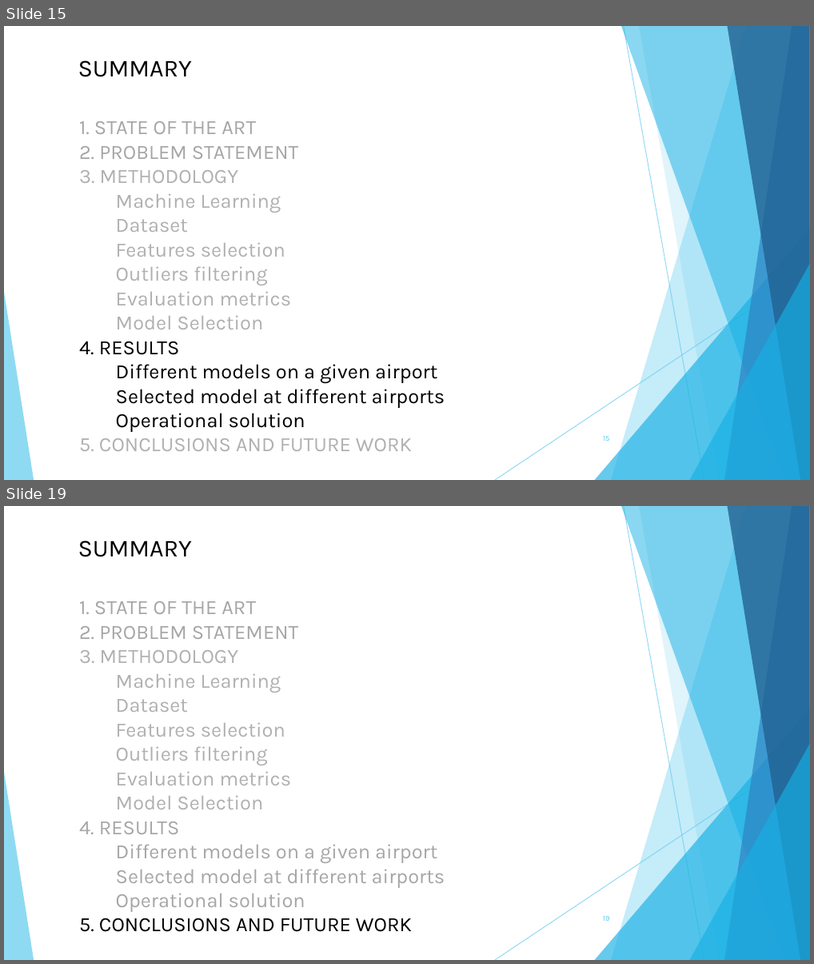
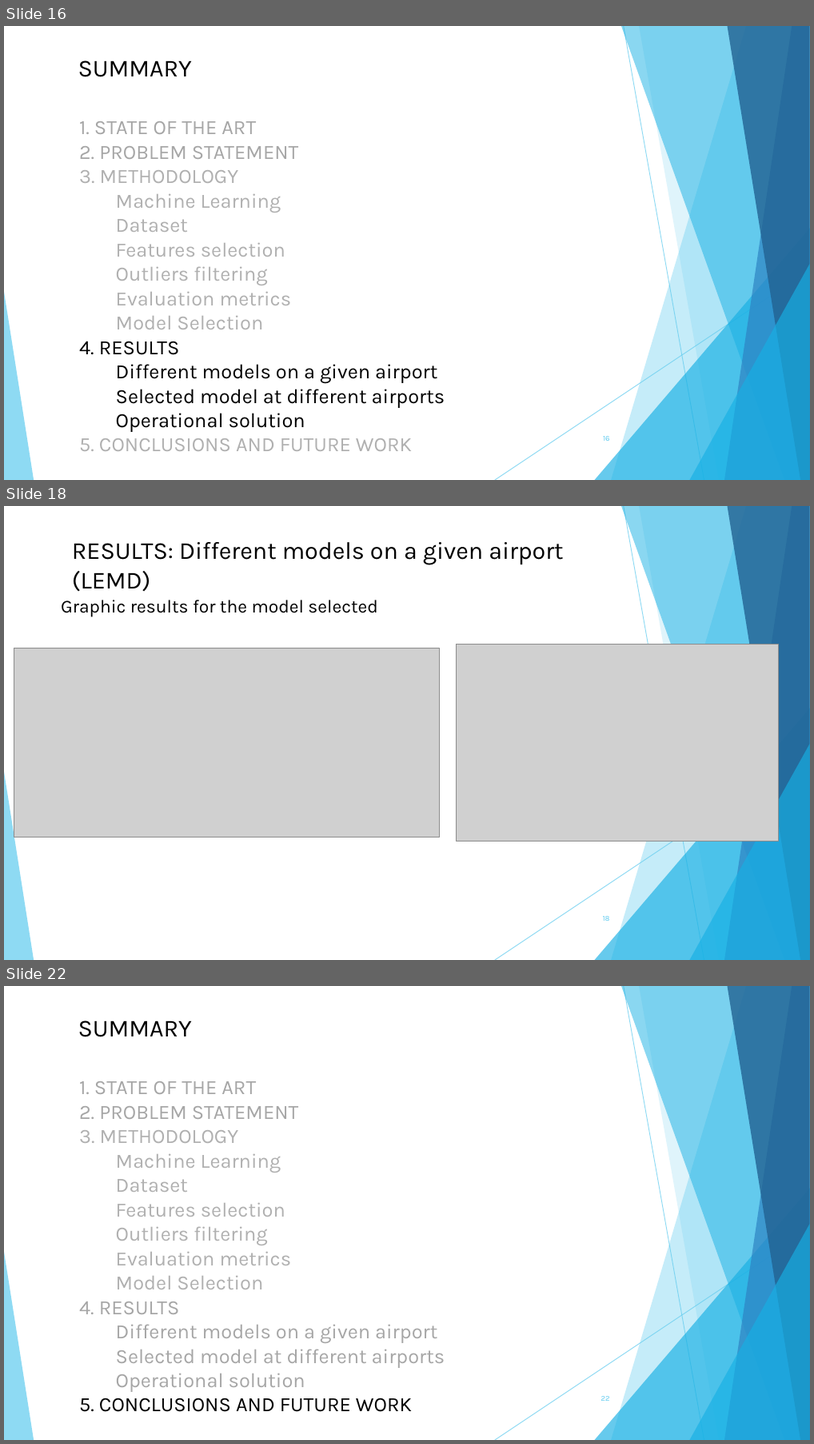
Before and after one commit to AlvaroRevi/Turnaround_TFM, a slide deck: PresentacionTFM.pptx. Shown one above the other, each under a label of ours: slides 15 and 19 before the commit, slides 16, 18 and 22 after it; the slides between them are not shown. The pictures are 814x964 and 814x1444 pixels, drawn with LibreOffice and Linux fonts; fonts in the diff are those of the drawing; grey boxes stand for pictures. Boxes give left, top, right and bottom in pixels: in the first picture for what was removed or moved away, otherwise in the second. Text is boxed around its words. In the diff, an @@ line names an element or a change of style, - is before the commit and + after.

```diff
--- a/PresentacionTFM.pptx
+++ b/PresentacionTFM.pptx
@@ slide 18 added at box(4, 506, 810, 960), background #FFFFFF; not listed: 10 template elements that a slide beside it also shows @@
@@ title added at box(72, 542, 563, 591), 24 pt, text #000000 @@
+RESULTS: Different models on a given airport (LEMD)
@@ text added at box(61, 600, 378, 617), 18 pt, text #000000 @@
+Graphic results for the model selected
@@ picture added at box(14, 648, 440, 837) @@
@@ picture added at box(456, 644, 778, 840) @@
@@ page number added at box(603, 916, 610, 920), 7.4 pt, text #5FCBEF @@
+18
@@ what was slide 15 is now slide 16 @@
@@ what was slide 19 is now slide 22 @@
@@ page number at box(602, 1396, 610, 1400): text changed @@
-19
+22
```
Also in this commit, not shown: 9 slides changed, 2 other slides added.
